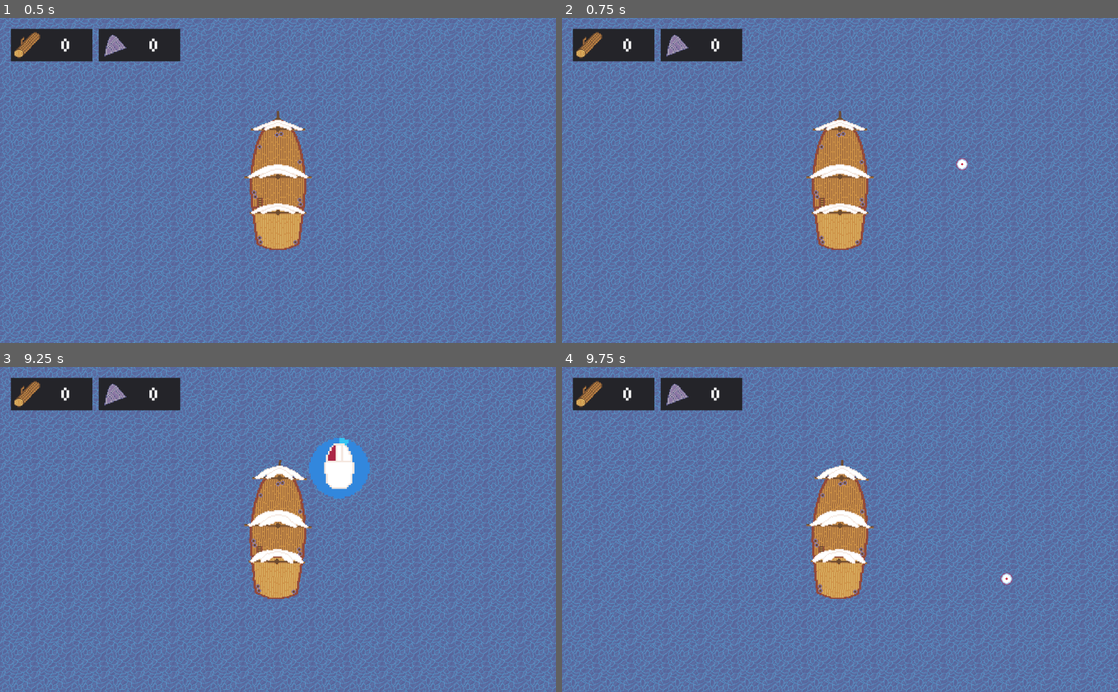
Above: before the commit, frames 1-4 (two rows, left to right).
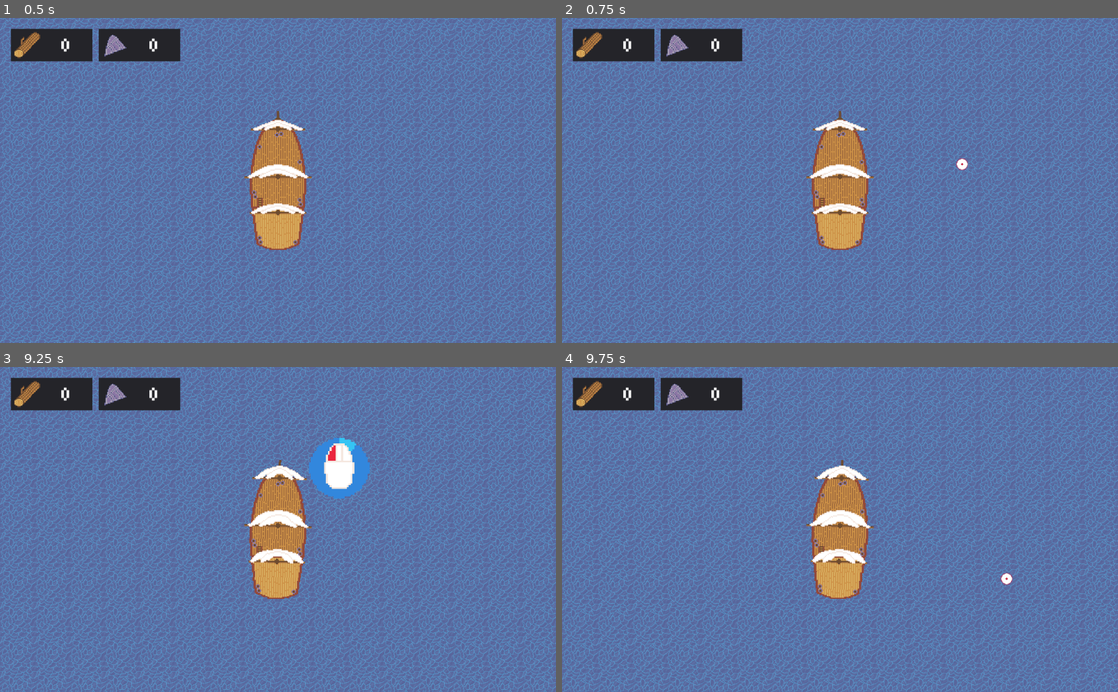
Above: after the commit, the same moments.

Repository: McLovin3/Calderia
Game: Godot game, scene res://TestScene.tscn
Two runs of this game, one before a commit and one after it. Both use one fixed random seed, a clock stepped at 60 frames per second and the inputs below.
Inputs (mouse positions are in pixels of both pictures, inside the frame that each line leads up to):
- Up to frame 1 (0.5 s): no input
- Up to frame 2 (0.75 s): tap Enter at 0.5 s; move the mouse to (962, 164) at 0.52 s; press the mouse at (962, 164) at 0.53 s; hold D (turn_right) from 0.53 s (still down)
- Up to frame 3 (9.25 s): tap W (up) at 0.77, 0.8, 1.07, 1.35, 1.52, 1.82, 2.3, 3.02, 3.32, 3.77, 3.8, 4.07, 4.52, 4.82, 6.02, 6.32, 6.77, 6.8, 7.07, 7.52, 7.82, 8.3, 8.85, 9.02 s; move the mouse to (166, 545) at 1.27 s; release the mouse at (166, 545) at 1.28 s; click (166, 545) at 1.55 s; tap Space at 2, 3.5 s; move the mouse to (333, 458) at 2.02 s; release D (turn_right) at 2.03 s; press the mouse at (333, 458) at 2.03 s; hold A (turn_left) 2.03-2.78 s; tap Enter at 2.75 s; move the mouse to (250, 594) at 2.77 s; release the mouse at (250, 594) at 2.78 s; hold D (turn_right) 2.78-4.28 s; tap Middle mouse button (middle_click) at 2.85 s; click (250, 594) at 3.05 s; move the mouse to (444, 578) at 3.52 s; hold Right mouse button (right_click) 3.53-4.28 s; move the mouse to (111, 480) at 4.27 s; hold A (turn_left) 4.28-5.03 s; click (111, 480) at 4.35 s; move the mouse to (305, 529) at 5.02 s; hold D (turn_right) 5.03-5.78 s; hold W (up) 5.03-5.78 s; click (305, 529) at 5.17 s; move the mouse to (194, 448) at 5.77 s; hold A (turn_left) 5.78-7.28 s; click (194, 448) at 5.85 s; move the mouse to (400, 513) at 6.52 s; hold Middle mouse button (middle_click) 6.53-7.28 s; move the mouse to (166, 545) at 7.27 s; hold D (turn_right) from 7.28 s (still down); right-click (166, 545) at 7.35 s; click (166, 545) at 7.55 s; move the mouse to (333, 458) at 8.02 s; press the mouse at (333, 458) at 8.03 s; move the mouse to (250, 594) at 8.77 s; release the mouse at (250, 594) at 8.78 s; click (250, 594) at 9.05 s
- Up to frame 4 (9.75 s): tap W (up) at 9.32 s; move the mouse to (1006, 578) at 9.52 s; release D (turn_right) at 9.53 s; press the mouse at (1006, 578) at 9.53 s; hold A (turn_left) from 9.53 s (still down)

Frame 1 is identical in both runs. In frame 2, less than 0.1% of the frame differs, in the area x 71-73%, y 43-47%; in frame 3, less than 0.1%, in the area x 59-65%, y 22-29%; in frame 4, less than 0.1%.

Commit message:
Can now fish materials

Diff:
--- a/Bobber/Bobber.tscn
+++ b/Bobber/Bobber.tscn
@@ -56,7 +56,7 @@
 scale = Vector2( 0.7, 0.7 )
 frames = SubResource( 10 )
 animation = "Bobbing"
-frame = 5
+frame = 6
 playing = true
 script = ExtResource( 1 )
 
--- a/Bobber/Scripts/Bobber.gd
+++ b/Bobber/Scripts/Bobber.gd
@@ -5,11 +5,15 @@
 onready var _quick_time_event := preload("res://QuickTimeEvent/QuickTimeEvent.tscn")
 onready var _caught_timer : Timer = $CaughtTimer
 
-export var _bite_rate_per_frame := 0.15
-var _fish_size_max_percentage := 0.5
+export var base_ressource_amount := 25
+var _bite_rate_per_frame := 0.15
+var _fish_size_max_percentage := 0.3
 var _hooked := false
+var _fish_size := 0.0
 
 func _ready() -> void:
+	while _fish_size == 0.0:
+		_fish_size = rand_range(1 - _fish_size_max_percentage, 1 + _fish_size_max_percentage)
 	randomize()
 
 func _unhandled_input(event) -> void:
@@ -17,11 +21,10 @@
 		var instance = _quick_time_event.instance()
 		instance.connect("quick_time_event_succeeded", self, "_fish_caught")
 		instance.connect("quick_time_event_failed", self, "_fish_escaped")
-		instance.frames_per_second *= rand_range(1 - _fish_size_max_percentage, 1 + _fish_size_max_percentage)
+		instance.frames_per_second *= _fish_size
 		add_child(instance)
 
 	elif not _hooked and event.is_action_pressed("left_click"):
-		print("Cancelled")
 		queue_free()
 
 func _on_RandomTimer_timeout() -> void:
@@ -36,8 +39,12 @@
 
 func _fish_caught() -> void:
 	var instance : RandomFish = _random_fish.instance()
+	get_parent().add_child(instance)
 	instance.position = position
-	get_parent().add_child(instance)
+	if instance.texture.resource_path.find("Wood") != -1:
+		GameManager.add_wood(int(base_ressource_amount * _fish_size))
+	if instance.texture.resource_path.find("Stone") != -1:
+		GameManager.add_stone(int(base_ressource_amount * _fish_size))
 	queue_free()
 
 func _fish_escaped() -> void:
--- a/GameManager/Scripts/GameManager.gd
+++ b/GameManager/Scripts/GameManager.gd
@@ -1,5 +1,4 @@
 extends Node2D
-class_name GameManager
 
 var _save_path = "user://savegame.save"
 var _ressources := {"wood" : 0, "stone" : 0}
@@ -18,16 +17,29 @@
 	var _error = save_file.open_encrypted_with_pass(_save_path, File.READ, "McLovin")
 	_ressources = parse_json(save_file.get_line())
 
-	_stone_label.text = String(_ressources.stone)
-	_wood_label.text = String(_ressources.wood)
+	_update_labels()
 
 	save_file.close()
 
-func _save_game() ->void:
+func _save_game() -> void:
 	var save_file := File.new()
 	var _error = save_file.open_encrypted_with_pass(_save_path, File.WRITE, "McLovin")
 	save_file.store_line(to_json(_ressources))
 	save_file.close()
 
-func _on_SaveInterval_timeout():
+func _update_labels() -> void:
+	_stone_label.text = String(_ressources.stone)
+	_wood_label.text = String(_ressources.wood)
+
+func _on_SaveInterval_timeout() -> void:
 	_save_game()
+
+func add_wood(amount: int) -> void:
+	_ressources.wood += amount
+	_update_labels()
+	_save_game()
+
+func add_stone(amount: int) -> void:
+	_ressources.stone += amount
+	_update_labels()
+	_save_game()
--- a/QuickTimeEvent/Scripts/QuickTimeEvent.gd
+++ b/QuickTimeEvent/Scripts/QuickTimeEvent.gd
@@ -24,7 +24,6 @@
 
 	_animated_sprites.frames.set_animation_speed(_animation_name, frames_per_second)
 	_timer.set_wait_time(_animated_sprites.frames.get_frame_count(_animation_name) / frames_per_second)
-
 	_animated_sprites.play(_animation_name)
 	_timer.start()
 
--- a/TestScene.tscn
+++ b/TestScene.tscn
@@ -1,12 +1,9 @@
-[gd_scene load_steps=4 format=2]
+[gd_scene load_steps=3 format=2]
 
 [ext_resource path="res://PlayerShip/PlayerShip.tscn" type="PackedScene" id=1]
 [ext_resource path="res://MainMap/MainMap.tscn" type="PackedScene" id=2]
-[ext_resource path="res://GameManager/GameManager.tscn" type="PackedScene" id=3]
 
 [node name="Node2D" type="Node2D"]
-
-[node name="GameManager" parent="." instance=ExtResource( 3 )]
 
 [node name="Tilemaps" parent="." instance=ExtResource( 2 )]
 
--- a/project.godot
+++ b/project.godot
@@ -13,11 +13,6 @@
 "class": "Bobber",
 "language": "GDScript",
 "path": "res://Bobber/Scripts/Bobber.gd"
-}, {
-"base": "Node2D",
-"class": "GameManager",
-"language": "GDScript",
-"path": "res://GameManager/Scripts/GameManager.gd"
 }, {
 "base": "KinematicBody2D",
 "class": "PlayerShip",
@@ -36,7 +31,6 @@
 } ]
 _global_script_class_icons={
 "Bobber": "",
-"GameManager": "",
 "PlayerShip": "",
 "QuickTimeEvent": "",
 "RandomFish": ""
@@ -48,6 +42,10 @@
 run/main_scene="res://TestScene.tscn"
 boot_splash/bg_color=Color( 0.141176, 0.141176, 0.141176, 1 )
 config/icon="res://icon.png"
+
+[autoload]
+
+GameManager="*res://GameManager/GameManager.tscn"
 
 [debug]
 
